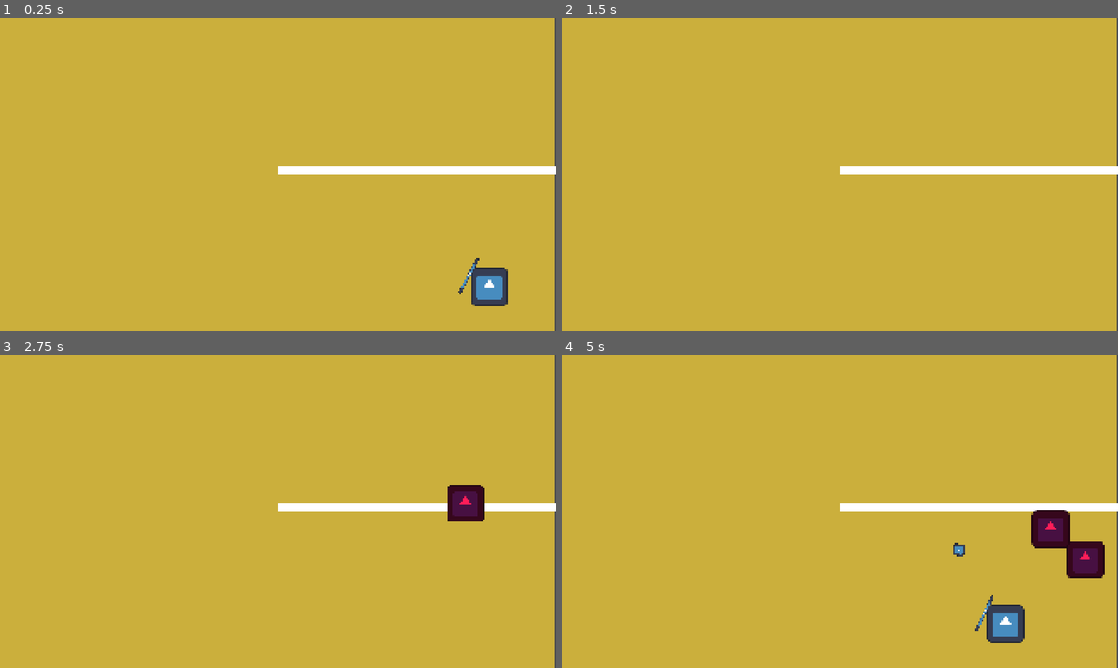
Above: before the commit, frames 1-4 (two rows, left to right).
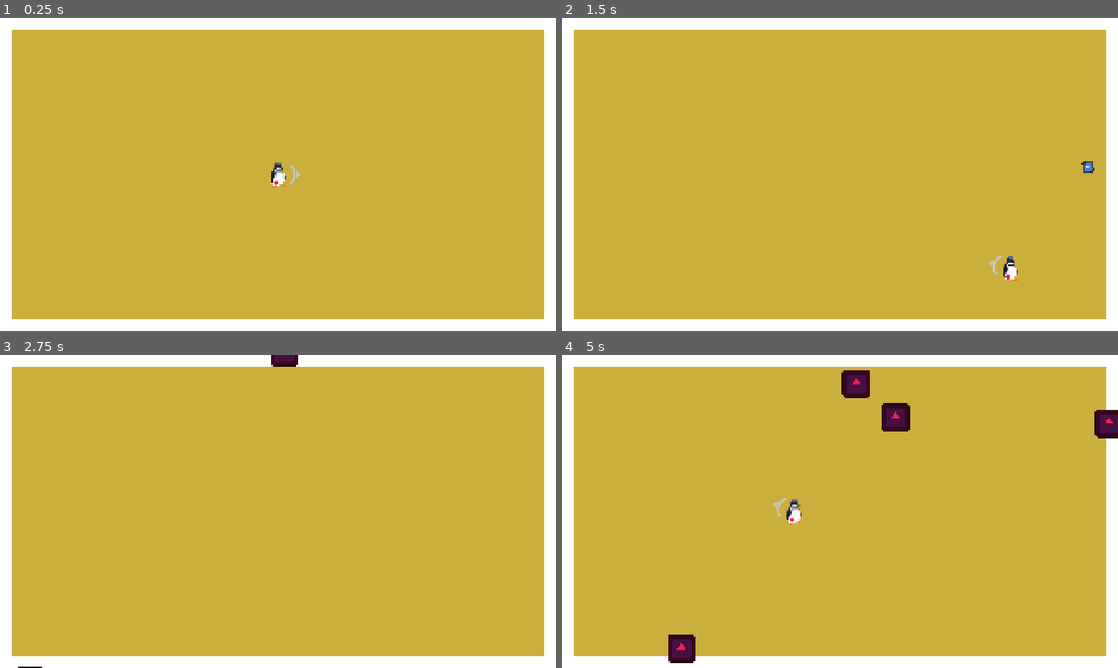
Above: after the commit, the same moments.

Repository: NicholasNg380/PING
Game: Godot game, scene res://scenes/Game.tscn
The game is run twice, just before and just after one commit, with the same random seed, the same clock (stepped at 60 frames per second) and the same inputs. The engine's default icon, where the game draws it, is replaced by a stand-in: a white triangle on a blue panel in a dark square.
Inputs (mouse positions are in pixels of both pictures, inside the frame that each line leads up to):
- Up to frame 1 (0.25 s): no input
- Up to frame 2 (1.5 s): tap Enter at 0.5 s; move the mouse to (962, 158) at 0.52 s; hold D (right) 0.53-1.28 s; tap Space (hit) at 0.6 s; move the mouse to (728, 190) at 1.27 s; hold S (down) from 1.28 s (still down); tap Shift (shift) at 1.35 s
- Up to frame 3 (2.75 s): move the mouse to (333, 442) at 2.02 s; release S (down) at 2.03 s; hold D (right) from 2.03 s (still down); tap Space (hit) at 2.1 s
- Up to frame 4 (5 s): move the mouse to (812, 574) at 2.77 s; release D (right) at 2.78 s; hold W (up) 2.78-3.53 s; tap Shift (shift) at 2.85, 4.35 s; move the mouse to (1006, 558) at 3.52 s; hold A (left) from 3.53 s (still down); tap Space (hit) at 3.6 s; move the mouse to (673, 464) at 4.27 s

The runs differ from the first frame. In frame 1, 14% of the frame differs, in the area x 0-100%, y 0-100%; in frame 2, 13%; in frame 3, 13%; in frame 4, 17%.

Commit message:
Added Sprites to each scene and corrected main Game scene

Diff:
--- a/scenes/Ball.tscn
+++ b/scenes/Ball.tscn
@@ -4,14 +4,14 @@
 [ext_resource type="Texture2D" uid="uid://b68vj6s7fxrwm" path="res://assets/sprites/icon.svg" id="2_ul5l2"]
 
 [sub_resource type="CircleShape2D" id="CircleShape2D_ja1hk"]
-radius = 19.697716
+radius = 6.3245554
 
 [node name="Ball" type="Node2D" unique_id=305474800]
 script = ExtResource("1_ja1hk")
 
 [node name="BallSprite" type="Sprite2D" parent="." unique_id=45031845]
-position = Vector2(-1.0000038, -3.8146973e-06)
-scale = Vector2(0.3125, 0.3125)
+position = Vector2(-3.9339066e-06, -3.8146973e-06)
+scale = Vector2(0.3, 0.3)
 texture = ExtResource("2_ul5l2")
 
 [node name="BallHitBox" type="Area2D" parent="." unique_id=1935173052]
--- a/scenes/Enemy.tscn
+++ b/scenes/Enemy.tscn
@@ -2,6 +2,8 @@
 
 [ext_resource type="Script" uid="uid://87s44viknddd" path="res://scripts/enemy.gd" id="1_md0e3"]
 [ext_resource type="Texture2D" uid="uid://b68vj6s7fxrwm" path="res://assets/sprites/icon.svg" id="2_4ra3w"]
+
+[sub_resource type="RectangleShape2D" id="RectangleShape2D_mpr68"]
 
 [sub_resource type="RectangleShape2D" id="RectangleShape2D_55jtl"]
 size = Vector2(107, 104)
@@ -14,14 +16,15 @@
 
 [node name="Sprite2D" type="Sprite2D" parent="." unique_id=359324474]
 modulate = Color(1, 0.11372549, 0.34509805, 1)
+scale = Vector2(0.75, 0.75)
 texture = ExtResource("2_4ra3w")
 
-[node name="Area2D" type="Area2D" parent="." unique_id=1268213906]
+[node name="Area2D" type="Area2D" parent="Sprite2D" unique_id=1268213906]
+scale = Vector2(5.5, 5.5)
 
-[node name="AreaCollision" type="CollisionShape2D" parent="Area2D" unique_id=2083497812]
-position = Vector2(1.5, 0)
-shape = SubResource("RectangleShape2D_55jtl")
+[node name="AreaCollision" type="CollisionShape2D" parent="Sprite2D/Area2D" unique_id=2083497812]
+shape = SubResource("RectangleShape2D_mpr68")
 
 [node name="CollisionShape2D" type="CollisionShape2D" parent="." unique_id=1425238540]
-position = Vector2(1.5, 0)
+scale = Vector2(0.75, 0.75)
 shape = SubResource("RectangleShape2D_55jtl")
--- a/scenes/Game.tscn
+++ b/scenes/Game.tscn
@@ -1,98 +1,79 @@
 [gd_scene format=3 uid="uid://bgl38ua186ky2"]
 
-[ext_resource type="Script" path="res://scripts/game_controller.gd" id="1_cpr0p"]
+[ext_resource type="Script" uid="uid://dy5t37f1cgmdo" path="res://scripts/game_controller.gd" id="1_cpr0p"]
 [ext_resource type="PackedScene" uid="uid://bpbyjy6wsbxg3" path="res://scenes/Player.tscn" id="1_wbfu4"]
 [ext_resource type="PackedScene" path="res://scenes/UpgradeScreen.tscn" id="3_cpr0p"]
-[ext_resource type="PackedScene" path="res://scenes/WallVertical.tscn" id="4_78awf"]
+[ext_resource type="PackedScene" uid="uid://n14j0m8na1yp" path="res://scenes/WallVertical.tscn" id="4_78awf"]
 
 [sub_resource type="Curve2D" id="Curve2D_qbsmt"]
 _data = {
-"points": PackedVector2Array(0, 0, 0, 0, -96, -121, 0, 0, 0, 0, 1277, -114, 0, 0, 0, 0, 1286, 740, 0, 0, 0, 0, -95, 738, 0, 0, 0, 0, -96, -121)
+"points": PackedVector2Array(0, 0, 0, 0, -1060, -640, 0, 0, 0, 0, 1060, -640, 0, 0, 0, 0, 1060, 640, 0, 0, 0, 0, -1060, 640, 0, 0, 0, 0, -1060, -640)
 }
 point_count = 5
-
-[sub_resource type="RectangleShape2D" id="RectangleShape2D_cpr0p"]
-size = Vector2(8.981789, 291.67197)
 
 [node name="Game" type="Node2D" unique_id=591366547]
 script = ExtResource("1_cpr0p")
 
-[node name="ColorRect" type="ColorRect" parent="." unique_id=1536385194]
+[node name="Floor" type="ColorRect" parent="." unique_id=1536385194]
 anchors_preset = 8
 anchor_left = 0.5
 anchor_top = 0.5
 anchor_right = 0.5
 anchor_bottom = 0.5
-offset_left = -964.0
-offset_top = -541.0
-offset_right = 956.0
-offset_bottom = 539.0
+offset_left = -960.0
+offset_top = -540.0
+offset_right = 960.0
+offset_bottom = 540.0
 grow_horizontal = 2
 grow_vertical = 2
 color = Color(0.79607844, 0.6862745, 0.23529412, 1)
 
 [node name="Player" parent="." unique_id=250388077 instance=ExtResource("1_wbfu4")]
-position = Vector2(730, 388)
 
-[node name="Path2D" type="Path2D" parent="." unique_id=905543411]
+[node name="EnemySpawn" type="Path2D" parent="." unique_id=905543411]
 position = Vector2(-28.846603, 1.4053497)
 scale = Vector2(1.0224313, 1.0116144)
 curve = SubResource("Curve2D_qbsmt")
 
-[node name="PathFollow2D" type="PathFollow2D" parent="Path2D" unique_id=569419452]
+[node name="PathFollow2D" type="PathFollow2D" parent="EnemySpawn" unique_id=569419452]
 unique_name_in_owner = true
-position = Vector2(-96, -121)
-rotation = 0.0050982805
+position = Vector2(-1060, -640)
 
 [node name="Timer" type="Timer" parent="." unique_id=1841884614]
 autostart = true
 
-[node name="Control" parent="." unique_id=61529160 instance=ExtResource("3_cpr0p")]
+[node name="GameController" parent="." unique_id=61529160 instance=ExtResource("3_cpr0p")]
 visible = false
 
-[node name="WallVertical" parent="." unique_id=1463864088 groups=["Wall"] instance=ExtResource("4_78awf")]
-offset_left = 2037.0002
-offset_top = -105.000015
-offset_right = 2077.0002
-offset_bottom = -65.000015
+[node name="RightWall" parent="." unique_id=1463864088 groups=["Wall"] instance=ExtResource("4_78awf")]
+offset_left = 919.9998
+offset_top = -540.0001
+offset_right = 959.9998
+offset_bottom = -500.00012
+scale = Vector2(1, 27)
 
-[node name="WallVertical2" parent="." unique_id=312588216 groups=["Wall"] instance=ExtResource("4_78awf")]
-offset_left = 2285.0
-offset_top = -458.00006
-offset_right = 2325.0
-offset_bottom = -418.00006
+[node name="LeftWall" parent="." unique_id=312588216 groups=["Wall"] instance=ExtResource("4_78awf")]
+offset_left = -959.0
+offset_top = -540.0
+offset_right = -919.0
+offset_bottom = -500.0
+scale = Vector2(1, 27)
 
-[node name="Wall3" type="ColorRect" parent="." unique_id=1254227582 groups=["Wall"]]
-offset_right = 40.0
-offset_bottom = 40.0
-rotation = -1.5707964
-scale = Vector2(0.662142, 28.702545)
+[node name="TopWall" parent="." unique_id=625797897 groups=["Wall"] instance=ExtResource("4_78awf")]
+offset_left = 960.0
+offset_top = -540.0
+offset_right = 1000.0
+offset_bottom = -500.0
+rotation = 1.5707964
+scale = Vector2(1, 48)
 
-[node name="Area2D" type="Area2D" parent="Wall3" unique_id=142550450]
-position = Vector2(22.65375, 4.831952)
-
-[node name="CollisionShape2D" type="CollisionShape2D" parent="Wall3/Area2D" unique_id=641788806]
-position = Vector2(-3.7756138, 15.146311)
-rotation = 3.1415925
-scale = Vector2(4.539937, -0.13826564)
-shape = SubResource("RectangleShape2D_cpr0p")
-
-[node name="Wall4" type="ColorRect" parent="." unique_id=710032720 groups=["Wall"]]
-offset_left = 0.9999999
-offset_top = 649.0
-offset_right = 41.0
-offset_bottom = 689.0
-rotation = -1.5707964
-scale = Vector2(0.662142, 28.702545)
-
-[node name="Area2D" type="Area2D" parent="Wall4" unique_id=1425859848]
-position = Vector2(22.65375, 4.831952)
-
-[node name="CollisionShape2D" type="CollisionShape2D" parent="Wall4/Area2D" unique_id=1483151600]
-position = Vector2(-3.7756138, 15.146311)
-rotation = 3.1415925
-scale = Vector2(4.539937, -0.13826564)
-shape = SubResource("RectangleShape2D_cpr0p")
+[node name="BottomWall" parent="." unique_id=1417006883 groups=["Wall"] instance=ExtResource("4_78awf")]
+offset_left = -960.0
+offset_top = 540.0
+offset_right = -920.0
+offset_bottom = 580.0
+rotation = 4.712389
+scale = Vector2(1, 48)
 
 [node name="Camera2D" type="Camera2D" parent="." unique_id=1918275279]
 
--- a/scenes/Player.tscn
+++ b/scenes/Player.tscn
@@ -1,30 +1,117 @@
 [gd_scene format=3 uid="uid://bpbyjy6wsbxg3"]
 
 [ext_resource type="Script" uid="uid://4g7r8ubgawo3" path="res://scripts/player.gd" id="1_v6fml"]
-[ext_resource type="Texture2D" uid="uid://b68vj6s7fxrwm" path="res://assets/sprites/icon.svg" id="2_kne1u"]
+[ext_resource type="Texture2D" uid="uid://nhieb4msgii8" path="res://assets/sprites/penguin_idle_left-Sheet.png" id="2_qu4a1"]
 [ext_resource type="PackedScene" uid="uid://nu2gcom1lpeu" path="res://scenes/paddle.tscn" id="3_3li8b"]
+[ext_resource type="Texture2D" uid="uid://cma7w3qh3x1yr" path="res://assets/sprites/penguin_idle_right-Sheet.png" id="3_70d11"]
 [ext_resource type="PackedScene" uid="uid://b1q5gmvk43iyp" path="res://scenes/Ball.tscn" id="4_mdl7e"]
 
+[sub_resource type="AtlasTexture" id="AtlasTexture_cw2d6"]
+atlas = ExtResource("2_qu4a1")
+region = Rect2(0, 0, 32, 32)
+
+[sub_resource type="AtlasTexture" id="AtlasTexture_khinc"]
+atlas = ExtResource("2_qu4a1")
+region = Rect2(32, 0, 32, 32)
+
+[sub_resource type="AtlasTexture" id="AtlasTexture_bruh7"]
+atlas = ExtResource("2_qu4a1")
+region = Rect2(64, 0, 32, 32)
+
+[sub_resource type="AtlasTexture" id="AtlasTexture_6eyey"]
+atlas = ExtResource("2_qu4a1")
+region = Rect2(96, 0, 32, 32)
+
+[sub_resource type="AtlasTexture" id="AtlasTexture_d3wef"]
+atlas = ExtResource("2_qu4a1")
+region = Rect2(128, 0, 32, 32)
+
+[sub_resource type="AtlasTexture" id="AtlasTexture_o4126"]
+atlas = ExtResource("3_70d11")
+region = Rect2(0, 0, 32, 32)
+
+[sub_resource type="AtlasTexture" id="AtlasTexture_lkdrv"]
+atlas = ExtResource("3_70d11")
+region = Rect2(32, 0, 32, 32)
+
+[sub_resource type="AtlasTexture" id="AtlasTexture_p7iby"]
+atlas = ExtResource("3_70d11")
+region = Rect2(64, 0, 32, 32)
+
+[sub_resource type="AtlasTexture" id="AtlasTexture_0rnld"]
+atlas = ExtResource("3_70d11")
+region = Rect2(96, 0, 32, 32)
+
+[sub_resource type="AtlasTexture" id="AtlasTexture_srp4u"]
+atlas = ExtResource("3_70d11")
+region = Rect2(128, 0, 32, 32)
+
+[sub_resource type="SpriteFrames" id="SpriteFrames_jfpux"]
+animations = [{
+"frames": [{
+"duration": 1.0,
+"texture": SubResource("AtlasTexture_cw2d6")
+}, {
+"duration": 1.0,
+"texture": SubResource("AtlasTexture_khinc")
+}, {
+"duration": 1.0,
+"texture": SubResource("AtlasTexture_bruh7")
+}, {
+"duration": 1.0,
+"texture": SubResource("AtlasTexture_6eyey")
+}, {
+"duration": 1.0,
+"texture": SubResource("AtlasTexture_d3wef")
+}],
+"loop": true,
+"name": &"IdleLeft",
+"speed": 5.0
+}, {
+"frames": [{
+"duration": 1.0,
+"texture": SubResource("AtlasTexture_o4126")
+}, {
+"duration": 1.0,
+"texture": SubResource("AtlasTexture_lkdrv")
+}, {
+"duration": 1.0,
+"texture": SubResource("AtlasTexture_p7iby")
+}, {
+"duration": 1.0,
+"texture": SubResource("AtlasTexture_0rnld")
+}, {
+"duration": 1.0,
+"texture": SubResource("AtlasTexture_srp4u")
+}],
+"loop": false,
+"name": &"IdleRight",
+"speed": 5.0
+}]
+
 [sub_resource type="RectangleShape2D" id="RectangleShape2D_xhfnw"]
-size = Vector2(126, 127)
+size = Vector2(82.5, 100.75)
 
 [node name="Player" type="CharacterBody2D" unique_id=250388077 groups=["Player"]]
 platform_floor_layers = 0
 script = ExtResource("1_v6fml")
 
-[node name="Sprite2D" type="Sprite2D" parent="." unique_id=1325783248]
-texture = ExtResource("2_kne1u")
+[node name="AnimatedSprite2D" type="AnimatedSprite2D" parent="." unique_id=1849093006]
+scale = Vector2(3, 3)
+sprite_frames = SubResource("SpriteFrames_jfpux")
+animation = &"IdleRight"
+frame = 4
+frame_progress = 1.0
 
 [node name="CollisionShape2D" type="CollisionShape2D" parent="." unique_id=435689060]
-position = Vector2(0, -0.5)
 shape = SubResource("RectangleShape2D_xhfnw")
 
 [node name="Paddle" parent="." unique_id=1252679974 groups=["Parry_Area"] instance=ExtResource("3_3li8b")]
+position = Vector2(1.7881393e-07, 0)
 
 [node name="Area2D" type="Area2D" parent="." unique_id=1066302195]
 
 [node name="CollisionShape2D" type="CollisionShape2D" parent="Area2D" unique_id=1760170888]
-position = Vector2(0, -0.5)
 shape = SubResource("RectangleShape2D_xhfnw")
 
 [node name="Ball" parent="." unique_id=305474800 instance=ExtResource("4_mdl7e")]
--- a/scenes/WallVertical.tscn
+++ b/scenes/WallVertical.tscn
@@ -1,18 +1,15 @@
-[gd_scene format=3 uid="uid://ha834vdek41d"]
+[gd_scene format=3 uid="uid://n14j0m8na1yp"]
 
-[sub_resource type="RectangleShape2D" id="RectangleShape2D_cpr0p"]
-size = Vector2(8.981789, 291.67197)
+[sub_resource type="RectangleShape2D" id="RectangleShape2D_t0g5x"]
 
 [node name="WallVertical" type="ColorRect" unique_id=1463864088]
 offset_right = 40.0
 offset_bottom = 40.0
-scale = Vector2(0.662142, 16.142546)
+scale = Vector2(1, 15)
 
 [node name="Area2D" type="Area2D" parent="." unique_id=1373177510]
-position = Vector2(22.65375, 4.831952)
+position = Vector2(20, 20)
+scale = Vector2(2, 2)
 
 [node name="CollisionShape2D" type="CollisionShape2D" parent="Area2D" unique_id=1535443634]
-position = Vector2(-3.7756138, 15.146311)
-rotation = 3.1415925
-scale = Vector2(4.539937, -0.13826564)
-shape = SubResource("RectangleShape2D_cpr0p")
+shape = SubResource("RectangleShape2D_t0g5x")
--- a/scenes/paddle.tscn
+++ b/scenes/paddle.tscn
@@ -1,21 +1,26 @@
 [gd_scene format=3 uid="uid://nu2gcom1lpeu"]
 
 [ext_resource type="Script" uid="uid://cu2l6b8qtgij8" path="res://scripts/paddle.gd" id="1_y7wee"]
-[ext_resource type="Texture2D" uid="uid://b68vj6s7fxrwm" path="res://assets/sprites/icon.svg" id="2_mo4dg"]
+[ext_resource type="Texture2D" uid="uid://bche763bgeego" path="res://assets/sprites/pointer.png" id="2_y7wee"]
 
 [node name="Paddle" type="Node2D" unique_id=1252679974]
+scale = Vector2(1.1, 1.221)
 script = ExtResource("1_y7wee")
 
 [node name="Sprite2D" type="Sprite2D" parent="." unique_id=1316736803]
-position = Vector2(81.00001, 1.9073486e-06)
-scale = Vector2(0.0859375, 1.078125)
-texture = ExtResource("2_mo4dg")
+position = Vector2(52.751038, 1.0728836e-06)
+rotation = 1.5707964
+scale = Vector2(3, 3.33)
+texture = ExtResource("2_y7wee")
 
 [node name="Marker2D" type="Marker2D" parent="." unique_id=1047595819]
-position = Vector2(99.00001, 0)
-scale = Vector2(0.0859375, 1.078125)
+position = Vector2(67.818, 0)
+scale = Vector2(1.1, 1.221)
 
 [node name="Area2D" type="Area2D" parent="." unique_id=244241064]
+scale = Vector2(1.1, 1.221)
 
 [node name="CollisionPolygon2D" type="CollisionPolygon2D" parent="Area2D" unique_id=62495852]
-polygon = PackedVector2Array(-110, -2, -98, -78, 104, -99, 216, -96, 213, 81, 76, 79, -94, 76)
+position = Vector2(3.8146973e-06, 0)
+scale = Vector2(1.1, 1.221)
+polygon = PackedVector2Array(-49.468773, 0, -23.936506, -37.376545, 73.40526, -50.31458, 71.809494, 46.0019, -25.532272, 34.501427)
Not shown, added: assets/sprites/dead_fish_no_health.png.import
Not shown, added: assets/sprites/fish_health.png.import
Not shown, added: assets/sprites/hit_animation-Sheet.png.import
Not shown, added: assets/sprites/penguin_hit_left.png.import
Not shown, added: assets/sprites/penguin_hit_right.png.import
Not shown, added: assets/sprites/penguin_idle_left-Sheet.png.import
Not shown, added: assets/sprites/penguin_idle_right-Sheet.png.import
Not shown, added: assets/sprites/penguin_walk_left-Sheet.png.import
Not shown, added: assets/sprites/penguin_walk_right-Sheet.png.import
Not shown, added: assets/sprites/pointer.png.import
